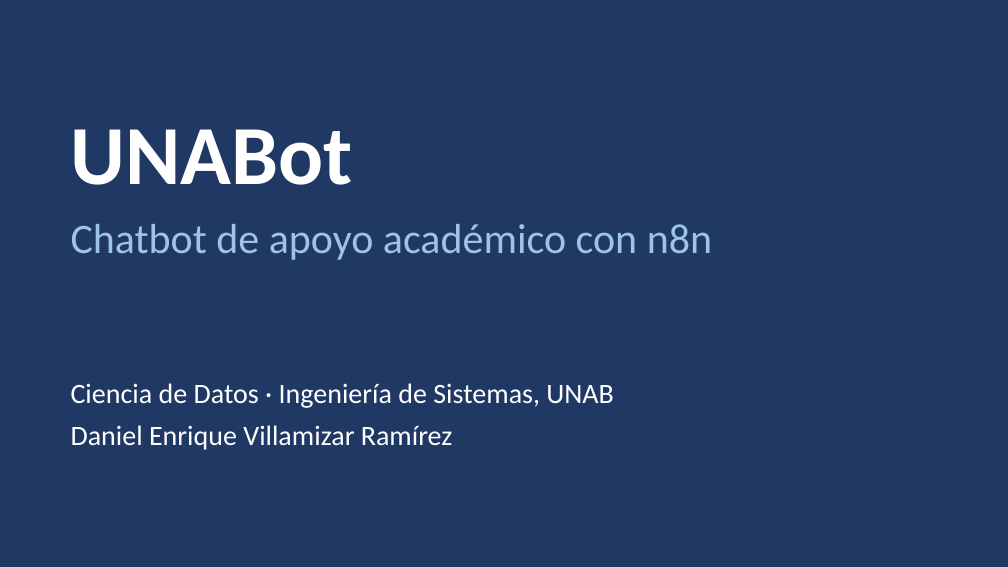
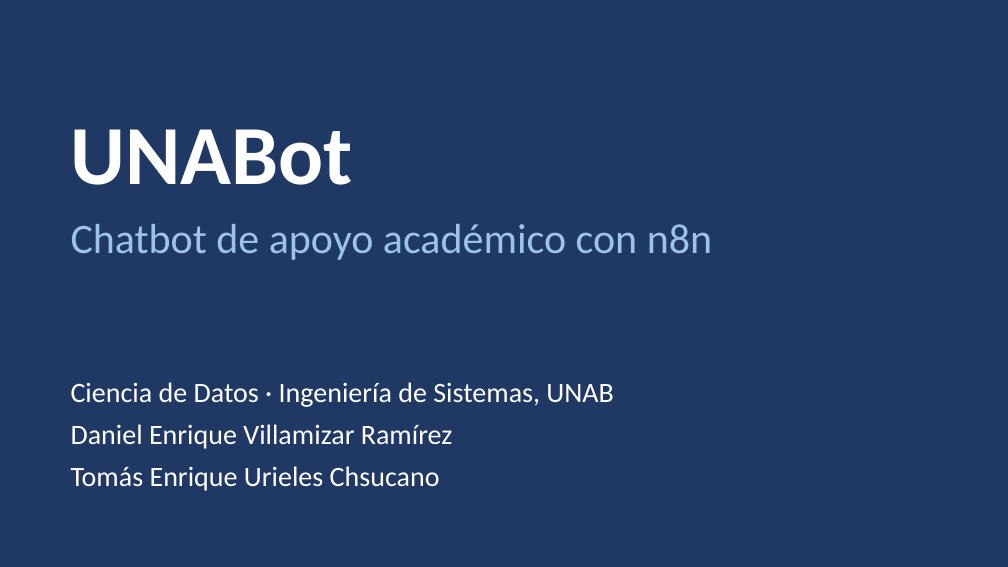
Before and after one commit to Daniverd15/chatbot-academico-unab, a slide deck: slide 1 of docs/presentacion_unabot.pptx. Drawn at 1008x567 pixels with LibreOffice and Linux fonts; fonts in the diff are those of the drawing. Boxes give left, top, right and bottom in pixels: in the first picture for what was removed or moved away, otherwise in the second. Text is boxed around its words. In the diff, an @@ line names an element or a change of style, - is before the commit and + after.

```diff
--- a/docs/presentacion_unabot.pptx
+++ b/docs/presentacion_unabot.pptx
@@ text at <box>71,466,440,491</box>: paragraph added @@
+Tomás Enrique Urieles Chsucano
```
Also in this commit, not shown: 2 other files.
